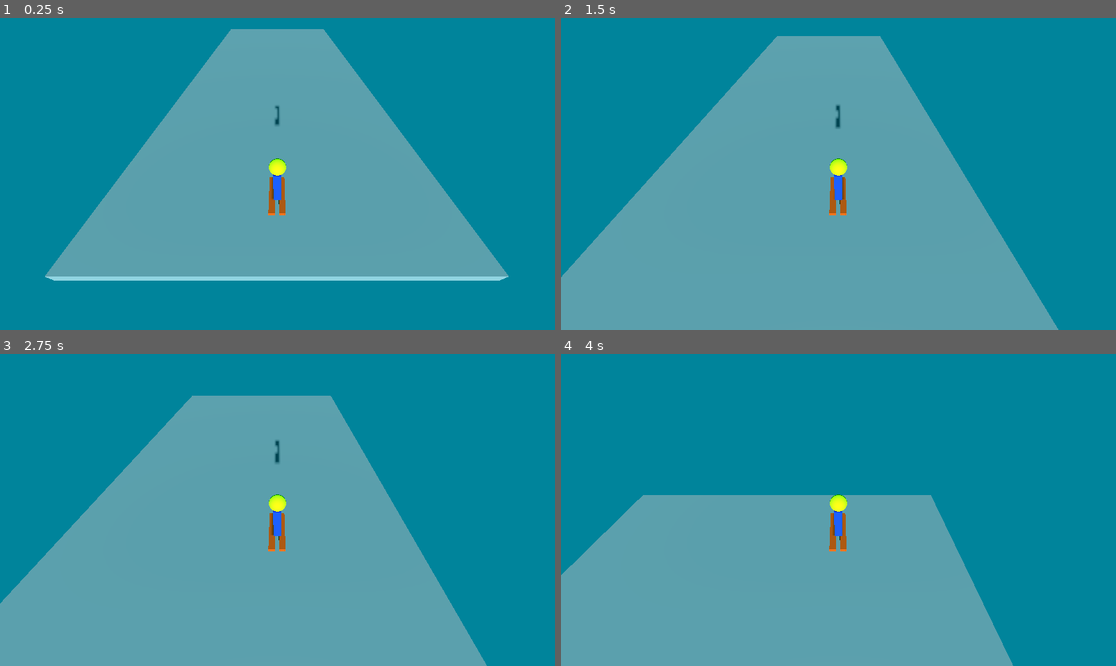
Above: before the commit, frames 1-4 (two rows, left to right).
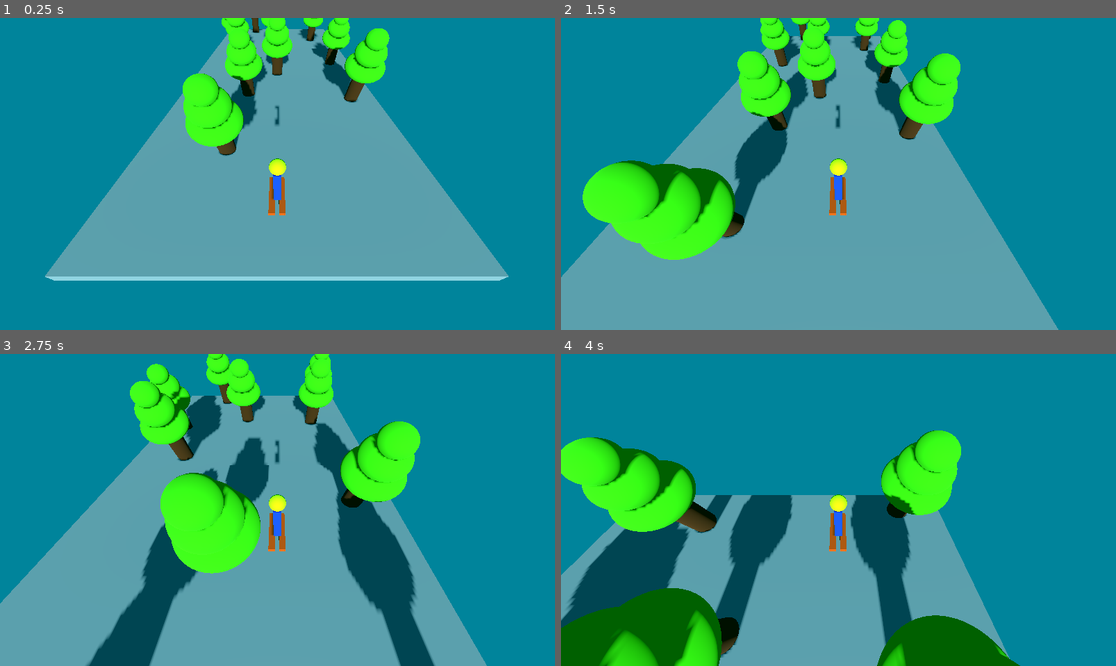
Above: after the commit, the same moments.

Repository: PaulMFleming/classic_games
Game: Godot game, scene res://Collision/Collision.tscn
Two runs of this game, one before a commit and one after it. Both use one fixed random seed, a clock stepped at 60 frames per second and the inputs below. The project has no main scene, so this scene is started directly.
Inputs (mouse positions are in pixels of both pictures, inside the frame that each line leads up to):
- Up to frame 1 (0.25 s): no input
- Up to frame 2 (1.5 s): move the mouse to (960, 158) at 0.52 s; hold Right 0.53-1.28 s; click (960, 158) at 0.67 s; move the mouse to (727, 189) at 1.27 s; hold Left from 1.28 s (still down)
- Up to frame 3 (2.75 s): move the mouse to (333, 441) at 2.02 s; release Left at 2.03 s; hold Right from 2.03 s (still down)
- Up to frame 4 (4 s): move the mouse to (810, 572) at 2.77 s; click (810, 572) at 2.92 s; move the mouse to (1005, 556) at 3.52 s; release Right at 3.53 s; hold Left from 3.53 s (still down)

The runs differ from the first frame. In frame 1, 6.6% of the frame differs, in the area x 32-71%, y 0-45%; in frame 2, 16%; in frame 3, 22%; in frame 4, 27%, in the area x 0-83%, y 24-100%.

Commit message:
create tree, tree group, tree scene

Diff:
--- a/godot/four_mini_projects/Collision/Collision.tscn
+++ b/godot/four_mini_projects/Collision/Collision.tscn
@@ -1,6 +1,7 @@
-[gd_scene load_steps=13 format=3 uid="uid://lp5onwittxie"]
+[gd_scene load_steps=14 format=3 uid="uid://lp5onwittxie"]
 
 [ext_resource type="Script" path="res://Collision/PlayerMovement.gd" id="1_23r6t"]
+[ext_resource type="PackedScene" uid="uid://b48ula7wdwnep" path="res://Collision/Tree.tscn" id="2_qqh0v"]
 
 [sub_resource type="BoxMesh" id="BoxMesh_wj1a0"]
 
@@ -83,3 +84,35 @@
 
 [node name="WorldEnvironment" type="WorldEnvironment" parent="."]
 environment = SubResource("Environment_oig8p")
+
+[node name="Tree" parent="." instance=ExtResource("2_qqh0v")]
+
+[node name="Tree2" parent="." instance=ExtResource("2_qqh0v")]
+transform = Transform3D(1, 0, 0, 0, 1, 0, 0, 0, 1, -1.79274, 0.705643, 3.29776)
+
+[node name="Tree8" parent="." instance=ExtResource("2_qqh0v")]
+transform = Transform3D(1, 0, 0, 0, 1, 0, 0, 0, 1, -0.640005, -4.57568, -9.7472)
+
+[node name="Tree9" parent="." instance=ExtResource("2_qqh0v")]
+transform = Transform3D(1, 0, 0, 0, 1, 0, 0, 0, 1, -2.62344, -5.62183, -13.048)
+
+[node name="Tree11" parent="." instance=ExtResource("2_qqh0v")]
+transform = Transform3D(1, 0, 0, 0, 1, 0, 0, 0, 1, 4.39061, -6.06849, -13.6592)
+
+[node name="Tree10" parent="." instance=ExtResource("2_qqh0v")]
+transform = Transform3D(1, 0, 0, 0, 1, 0, 0, 0, 1, -4.47247, -4.11342, -8.5689)
+
+[node name="Tree3" parent="." instance=ExtResource("2_qqh0v")]
+transform = Transform3D(1, 0, 0, 0, 1, 0, 0, 0, 1, -3.40271, -2.68039, -5.30001)
+
+[node name="Tree4" parent="." instance=ExtResource("2_qqh0v")]
+transform = Transform3D(1, 0, 0, 0, 1, 0, 0, 0, 1, 3.61401, -4.35102, -9.35604)
+
+[node name="Tree5" parent="." instance=ExtResource("2_qqh0v")]
+transform = Transform3D(1, 0, 0, 0, 1, 0, 0, 0, 1, -2.17141, 2.66427, 8.47185)
+
+[node name="Tree6" parent="." instance=ExtResource("2_qqh0v")]
+transform = Transform3D(1, 0, 0, 0, 1, 0, 0, 0, 1, 4.44987, 1.0894, 3.93331)
+
+[node name="Tree7" parent="." instance=ExtResource("2_qqh0v")]
+transform = Transform3D(1, 0, 0, 0, 1, 0, 0, 0, 1, 4.34178, -1.46378, -2.09873)
--- /dev/null
+++ b/godot/four_mini_projects/Collision/Tree.tscn
@@ -0,0 +1,41 @@
+[gd_scene load_steps=6 format=3 uid="uid://b48ula7wdwnep"]
+
+[sub_resource type="StandardMaterial3D" id="StandardMaterial3D_rjaog"]
+albedo_color = Color(0.317647, 0.164706, 0, 1)
+
+[sub_resource type="CylinderMesh" id="CylinderMesh_6m0p3"]
+material = SubResource("StandardMaterial3D_rjaog")
+
+[sub_resource type="SphereMesh" id="SphereMesh_o3oi8"]
+
+[sub_resource type="StandardMaterial3D" id="StandardMaterial3D_orr65"]
+albedo_color = Color(0.238703, 0.744333, 0, 1)
+
+[sub_resource type="CylinderShape3D" id="CylinderShape3D_3uhna"]
+radius = 0.379084
+
+[node name="Tree" type="StaticBody3D" groups=["Tree"]]
+transform = Transform3D(1, 0, 0, 0, 1, 0, 0, 0, 1, 0, -0.531589, 0)
+
+[node name="Trunk" type="MeshInstance3D" parent="."]
+transform = Transform3D(0.75, 0, 0, 0, 1, 0, 0, 0, 0.75, 0, 3.13176, 0)
+mesh = SubResource("CylinderMesh_6m0p3")
+
+[node name="Leaves" type="MeshInstance3D" parent="."]
+transform = Transform3D(2, 0, 0, 0, 1, 0, 0, 0, 2, 0, 4.37104, 0)
+mesh = SubResource("SphereMesh_o3oi8")
+surface_material_override/0 = SubResource("StandardMaterial3D_orr65")
+
+[node name="Leaves2" type="MeshInstance3D" parent="."]
+transform = Transform3D(1.5, 0, 0, 0, 1, 0, 0, 0, 1.5, 0.00149655, 5.10828, -0.00274372)
+mesh = SubResource("SphereMesh_o3oi8")
+surface_material_override/0 = SubResource("StandardMaterial3D_orr65")
+
+[node name="Leaves3" type="MeshInstance3D" parent="."]
+transform = Transform3D(1, 0, 0, 0, 0.75, 0, 0, 0, 1, 0, 5.75957, 0)
+mesh = SubResource("SphereMesh_o3oi8")
+surface_material_override/0 = SubResource("StandardMaterial3D_orr65")
+
+[node name="CollisionShape3D" type="CollisionShape3D" parent="."]
+transform = Transform3D(1, 0, 0, 0, 1, 0, 0, 0, 1, 0, 3.10631, 0.00970033)
+shape = SubResource("CylinderShape3D_3uhna")
